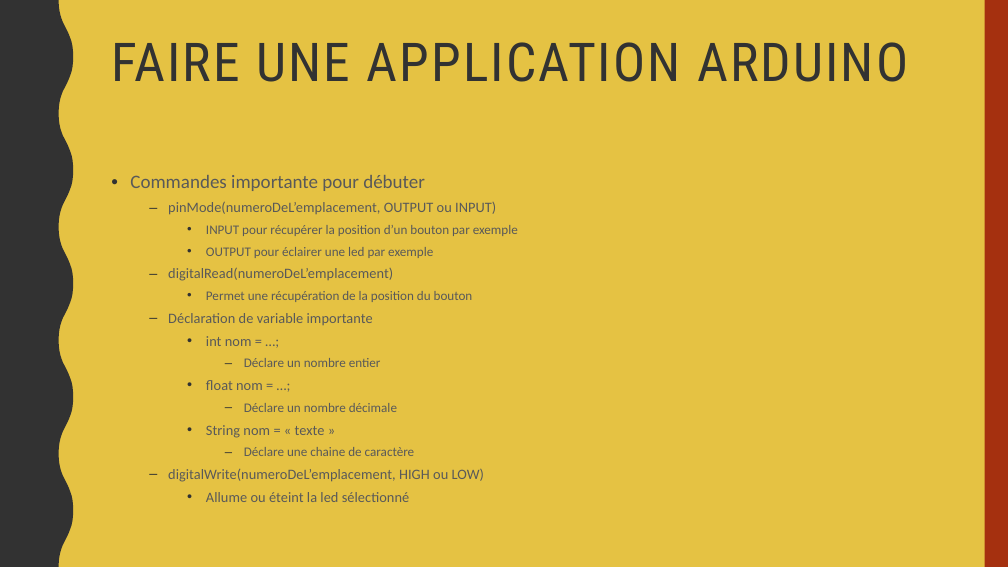
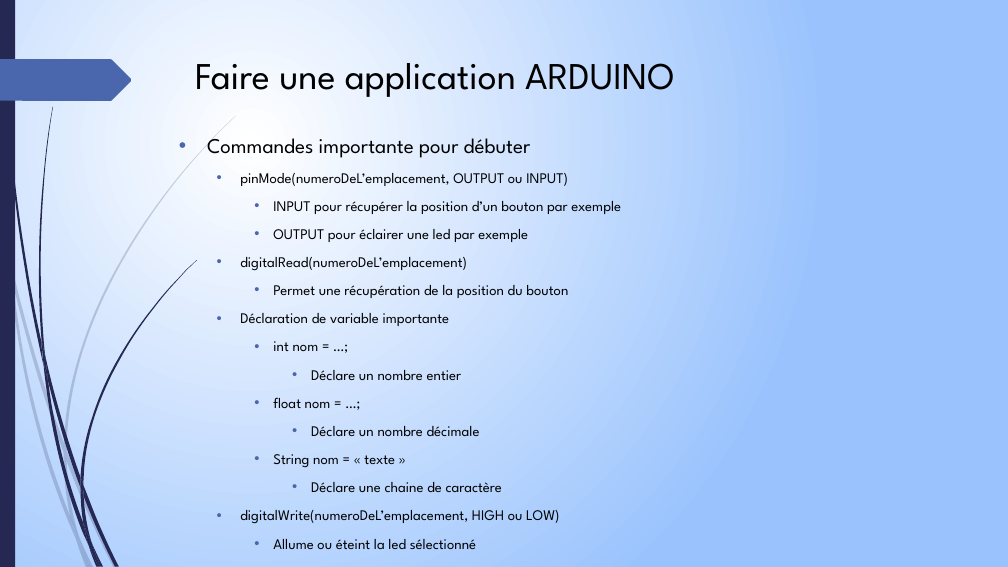
Before and after one commit to PandaPoPy/arduino_thinkcode, a slide deck: slide 9 of cours/Irondelle.pptx. Drawn at 1008x567 pixels with LibreOffice and Linux fonts; fonts in the diff are those of the drawing. Boxes give left, top, right and bottom in pixels: in the first picture for what was removed or moved away, otherwise in the second. Text is boxed around its words. In the diff, an @@ line names an element or a change of style, - is before the commit and + after.

```diff
--- a/cours/Irondelle.pptx
+++ b/cours/Irondelle.pptx
@@ background #E5C243 to gradient #FFFFFF to #9BC3FE @@
@@ freeform shape removed at bbox=[0, 0, 73, 567] @@
@@ rectangle added at bbox=[0, 0, 15, 567], fill #242852 @@
@@ rectangle removed at bbox=[985, 0, 1008, 567] @@
@@ freeform shape added at bbox=[0, 59, 132, 101], fill #4A66AC @@
@@ title at bbox=[195, 63, 674, 97]: text changed; size 51 to 36 pt; font Roboto Condensed to League Spartan; text colour #323232 to #000000 @@
-FAIRE UNE APPLICATION ARDUINO
+Faire une application ARDUINO
@@ text "Commandes importante pour débuter": place and size @@
-text "Commandes importante pour débuter" at bbox=[130, 175, 518, 502]
+text "Commandes importante pour débuter" at bbox=[207, 138, 621, 549]
@@ text "Commandes importante pour débuter" at bbox=[207, 138, 621, 549]: size 18.1 to 20 pt in "Commandes importante pour débuter"; font Calibri to League Spartan, text colour #595959 to #000000; size 13.8 to 14 pt in "pinMode(numeroDeL’emplacement, OUTPUT ou INPUT)", "digitalRead(numeroDeL’emplacement)", "Déclaration de variable importante", "int nom = …;" and 4 more places; size 12.5 to 14 pt in "INPUT pour récupérer la position d’un bouton ...", "OUTPUT pour éclairer une led par exemple", "Permet une récupération de la position du ...", "Déclare un nombre entier" and 2 more places; indent changed; line spacing 0.9 to 1; more space between paragraphs; bullet colour #323232 to #4A66AC; bullet – to • @@
@@ group added at bbox=[0, 116, 236, 567]: 10 freeform shapes @@
@@ group added at bbox=[2, 0, 197, 567]: 12 freeform shapes @@
```
Also in this commit, not shown: 12 other slides changed.
